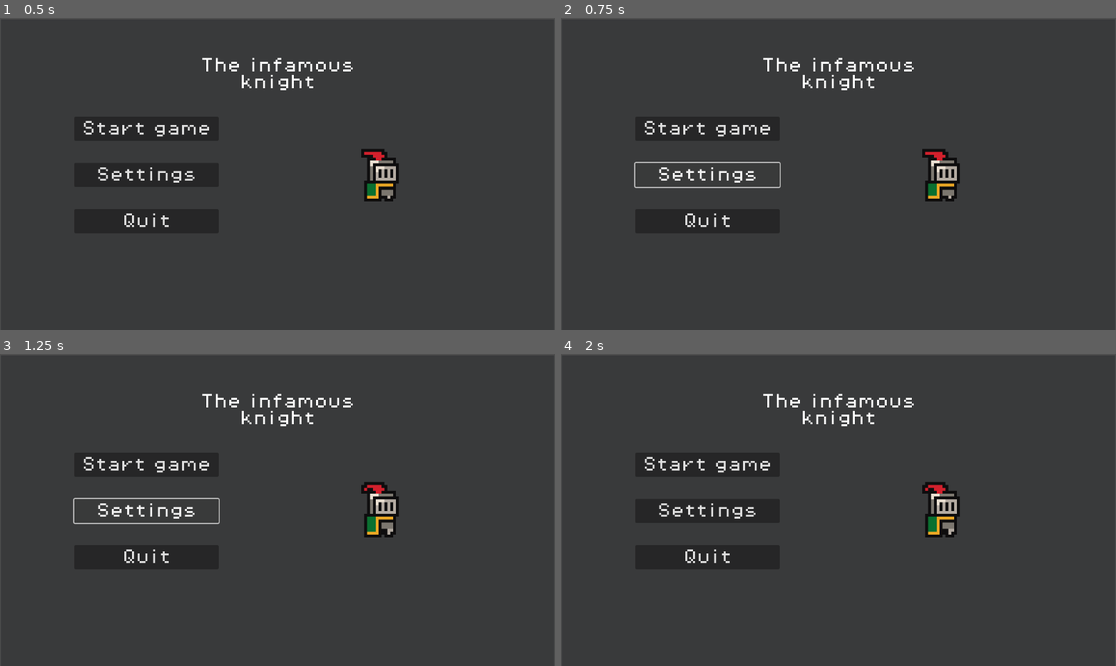
Above: before the commit, frames 1-4 (two rows, left to right).
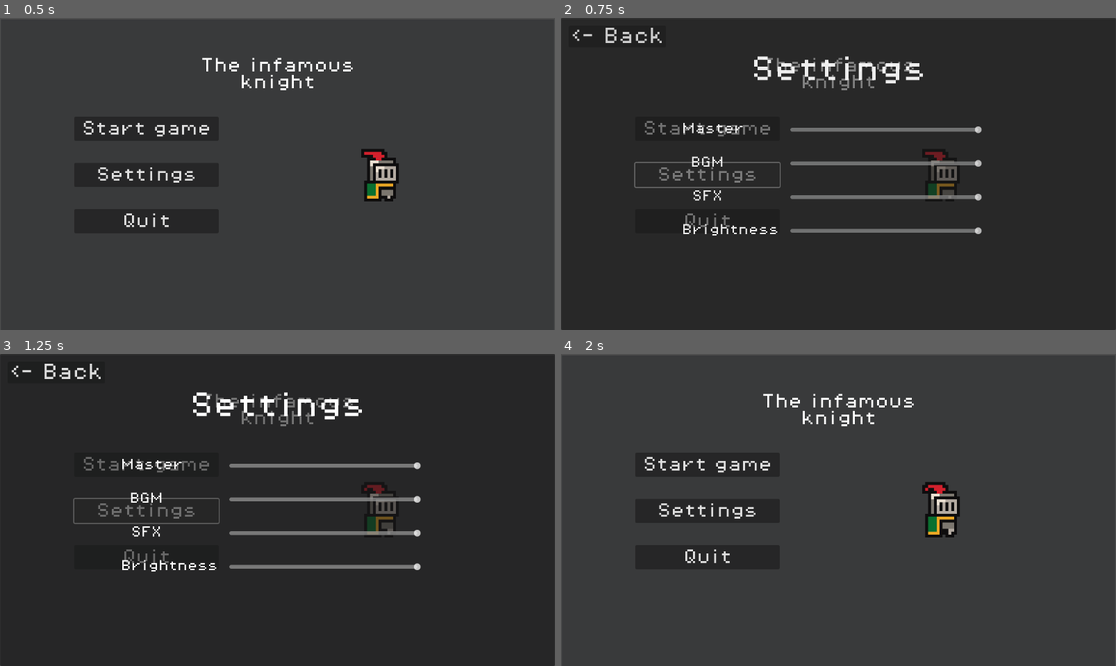
Above: after the commit, the same moments.

Repository: Igor-olan/knight-platformer
Game: Godot game, scene res://scenes/main_menu.tscn
Two runs of this game, one before a commit and one after it. Both use one fixed random seed, a clock stepped at 60 frames per second and the inputs below.
Inputs (mouse positions are in pixels of both pictures, inside the frame that each line leads up to):
- Up to frame 1 (0.5 s): no input
- Up to frame 2 (0.75 s): click "Settings" at 0.5 s
- Up to frame 3 (1.25 s): no input
- Up to frame 4 (2 s): click (616, 372) at 1.25 s, where only the run after the commit has a clickable "<- Back"

Frame 1 is identical in both runs. In frame 2, 6.1% of the frame differs, in the area x 0-100%, y 0-100%; in frame 3, 6.4%; in frame 4, nothing differs.

Commit message:
feat: sfx-slider

Diff:
--- a/default_bus_layout.tres
+++ b/default_bus_layout.tres
@@ -1,15 +1,15 @@
 [gd_resource type="AudioBusLayout" format=3 uid="uid://div24lsrh7sbl"]
 
 [resource]
-bus/1/name = &"Music"
+bus/1/name = &"BGM"
 bus/1/solo = false
 bus/1/mute = false
 bus/1/bypass_fx = false
-bus/1/volume_db = -9.35056
+bus/1/volume_db = -25.7676
 bus/1/send = &"Master"
 bus/2/name = &"SFX"
 bus/2/solo = false
 bus/2/mute = false
 bus/2/bypass_fx = false
-bus/2/volume_db = 0.0
+bus/2/volume_db = -3.54298
 bus/2/send = &"Master"
--- a/scenes/main_menu.tscn
+++ b/scenes/main_menu.tscn
@@ -207,6 +207,7 @@
 text = "No"
 
 [node name="Settings2" parent="." instance=ExtResource("4_wu84c")]
+top_level = true
 layout_mode = 1
 grow_horizontal = 1
 grow_vertical = 1
--- a/scenes/settings.tscn
+++ b/scenes/settings.tscn
@@ -57,7 +57,23 @@
 grow_horizontal = 2
 theme_override_fonts/font = ExtResource("1_5p8wc")
 theme_override_font_sizes/font_size = 24
-text = "Music"
+text = "BGM"
+horizontal_alignment = 1
+
+[node name="sfx2" type="Label" parent="."]
+texture_filter = 1
+layout_mode = 1
+anchors_preset = 5
+anchor_left = 0.5
+anchor_right = 0.5
+offset_left = -325.0
+offset_top = 358.0
+offset_right = -220.0
+offset_bottom = 382.0
+grow_horizontal = 2
+theme_override_fonts/font = ExtResource("1_5p8wc")
+theme_override_font_sizes/font_size = 24
+text = "SFX"
 horizontal_alignment = 1
 
 [node name="brightness" type="Label" parent="."]
@@ -67,9 +83,9 @@
 anchor_left = 0.5
 anchor_right = 0.5
 offset_left = -325.0
-offset_top = 358.0
+offset_top = 428.0
 offset_right = -124.0
-offset_bottom = 382.0
+offset_bottom = 452.0
 grow_horizontal = 2
 theme_override_fonts/font = ExtResource("1_5p8wc")
 theme_override_font_sizes/font_size = 24
@@ -89,6 +105,9 @@
 offset_bottom = -76.5
 grow_horizontal = 2
 grow_vertical = 2
+mouse_default_cursor_shape = 2
+max_value = 6.0
+value = 6.0
 
 [node name="bgm" type="HSlider" parent="."]
 layout_mode = 1
@@ -103,8 +122,11 @@
 offset_bottom = -6.5
 grow_horizontal = 2
 grow_vertical = 2
+mouse_default_cursor_shape = 2
+max_value = 6.0
+value = 6.0
 
-[node name="bright" type="HSlider" parent="."]
+[node name="sfx" type="HSlider" parent="."]
 layout_mode = 1
 anchors_preset = 8
 anchor_left = 0.5
@@ -117,6 +139,25 @@
 offset_bottom = 63.5
 grow_horizontal = 2
 grow_vertical = 2
+mouse_default_cursor_shape = 2
+max_value = 6.0
+value = 6.0
+
+[node name="bright" type="HSlider" parent="."]
+layout_mode = 1
+anchors_preset = 8
+anchor_left = 0.5
+anchor_top = 0.5
+anchor_right = 0.5
+anchor_bottom = 0.5
+offset_left = -100.0
+offset_top = 101.5
+offset_right = 298.0
+offset_bottom = 133.5
+grow_horizontal = 2
+grow_vertical = 2
+mouse_default_cursor_shape = 2
+value = 100.0
 
 [node name="back" type="Button" parent="."]
 layout_mode = 0
@@ -124,11 +165,13 @@
 offset_top = 16.0
 offset_right = 218.0
 offset_bottom = 61.0
+mouse_default_cursor_shape = 2
 theme_override_fonts/font = ExtResource("1_5p8wc")
 theme_override_font_sizes/font_size = 36
 text = "<- Back"
 
-[connection signal="changed" from="main" to="." method="_on_main_changed"]
-[connection signal="changed" from="bgm" to="." method="_on_bgm_changed"]
-[connection signal="changed" from="bright" to="." method="_on_bright_changed"]
+[connection signal="value_changed" from="main" to="." method="_on_main_value_changed"]
+[connection signal="value_changed" from="bgm" to="." method="_on_bgm_value_changed"]
+[connection signal="value_changed" from="sfx" to="." method="_on_sfx_value_changed"]
+[connection signal="value_changed" from="bright" to="." method="_on_bright_value_changed"]
 [connection signal="pressed" from="back" to="." method="_on_back_pressed"]
--- a/scripts/gamemanager.gd
+++ b/scripts/gamemanager.gd
@@ -2,12 +2,12 @@
 
 var score = 0
 var is_paused = false
+var brightness_value: float = 1.0
 
 @onready var player: CharacterBody2D = $"../Player"
 @onready var finish_menu: Node2D = $"../Player/Camera2D/CanvasLayer/finish_menu"
-@onready var finishArea: Area2D = $"../finish"
 @onready var pause_menu = $"../Player/Camera2D/CanvasLayer/PauseMenu"
-
+@onready var brightness_overlay: ColorRect = $CanvasLayer/ColorRect
 
 
 func _ready():
@@ -16,7 +16,7 @@
 	await get_tree().create_timer(0.5).timeout
 	player.can_move = true
 
-func _process(delta: float) -> void:
+func _process(_delta: float) -> void:
 	if Input.is_action_just_pressed("pause") and not is_paused:
 		pause_menu.fade_in()
 		await get_tree().create_timer(0.2).timeout
@@ -35,3 +35,7 @@
 func kill_enemies():
 	score += 1
 	print("You killed an enemy! +1")
+
+func set_brightness(value: float) -> void:
+	brightness_value = value
+	brightness_overlay.modulate.a = 1.0 - value
--- a/scripts/main_menu.gd
+++ b/scripts/main_menu.gd
@@ -33,7 +33,7 @@
 	sure.visible = true
 	fade_in_quit()
 
-func _process(delta: float) -> void:
+func _process(_delta: float) -> void:
 	animated_sprite_2d.play('idle')
 
 func _on_start_game_pressed():
--- a/scripts/pause_menu.gd
+++ b/scripts/pause_menu.gd
@@ -23,6 +23,9 @@
 func fade_out():
 	var tween = create_tween()
 	tween.tween_property(pause_menu, "modulate:a", 0.0, 0.2)
+	fade_out_m()
+	fade_out_q()
+	settings_2.fade_out()
 	await get_tree().create_timer(0.2).timeout
 	pause_menu.visible = false
 
@@ -42,22 +45,17 @@
 	var tween = create_tween()
 	tween.tween_property(sure_q, "modulate:a", 0.0, 0.2)
 
-
-
 func _on_resume_pressed() -> void:
 	fade_out()
 	await get_tree().create_timer(0.2).timeout
 	get_tree().paused = false
 	gamemanager.is_paused = false
 
-
-
 func _on_restart_pressed() -> void:
 	fade_out()
 	await get_tree().create_timer(0.2).timeout
 	get_tree().paused = false
 	get_tree().change_scene_to_file("res://scenes/game.tscn")
-
 
 func _on_settings_pressed() -> void:
 	settings_2.fade_in()
--- a/scripts/player.gd
+++ b/scripts/player.gd
@@ -84,7 +84,6 @@
 	print('You died!')
 	animation_player.play("death")
 	velocity.y = -100
-	collision.disabled == true
 	timer.start()
 	player_alive = false
 
@@ -92,13 +91,11 @@
 	if checkpoint and not player_alive:
 		position.x = checkpoint_x
 		position.y = checkpoint_y
-		collision.disabled == false
 		player_alive = true
 
 	elif not checkpoint and not player_alive:
 		position.x = spawn_x
 		position.y = spawn_y
-		collision.disabled == false
 		player_alive = true
 
 func check_for_stomp():
--- a/scripts/settings.gd
+++ b/scripts/settings.gd
@@ -1,11 +1,15 @@
 extends Panel
+
+var master_bus = AudioServer.get_bus_index("Master")
+var bgm_bus = AudioServer.get_bus_index("BGM")
+var sfx_bus = AudioServer.get_bus_index("SFX")
 
 @onready var main: HSlider = $main
 @onready var bgm: HSlider = $bgm
 @onready var bright: HSlider = $bright
 @onready var back: Button = $back
 @onready var settings: Panel = $"."
-
+@onready var sfx: HSlider = $sfx
 
 func _ready() -> void:
 	settings.visible = false
@@ -14,7 +18,7 @@
 func fade_in():
 	settings.visible = true
 	var tween = create_tween()
-	tween.tween_property(settings, 'modulate.a', 1.0, 0.2)
+	tween.tween_property(settings, 'modulate:a', 1.0, 0.2)
 
 func fade_out():
 	var tween = create_tween()
@@ -27,11 +31,14 @@
 	await get_tree().create_timer(0.2).timeout
 	settings.visible = false
 
-func _on_main_changed() -> void:
-	pass # Replace with function body.
+func _on_main_value_changed(main_value: float) -> void:
+	AudioServer.set_bus_volume_db(AudioServer.get_bus_index("Master"), linear_to_db(main_value))
 
-func _on_bgm_changed() -> void:
-	pass # Replace with function body.
+func _on_bgm_value_changed(bgm_value: float) -> void:
+	AudioServer.set_bus_volume_db(AudioServer.get_bus_index("BGM"), linear_to_db(bgm_value))
 
-func _on_bright_changed() -> void:
-	pass # Replace with function body.
+func _on_sfx_value_changed(sfx_value: float) -> void:
+	AudioServer.set_bus_volume_db(AudioServer.get_bus_index("SFX"), linear_to_db(sfx_value))
+
+func _on_bright_value_changed(value: float) -> void:
+	pass
